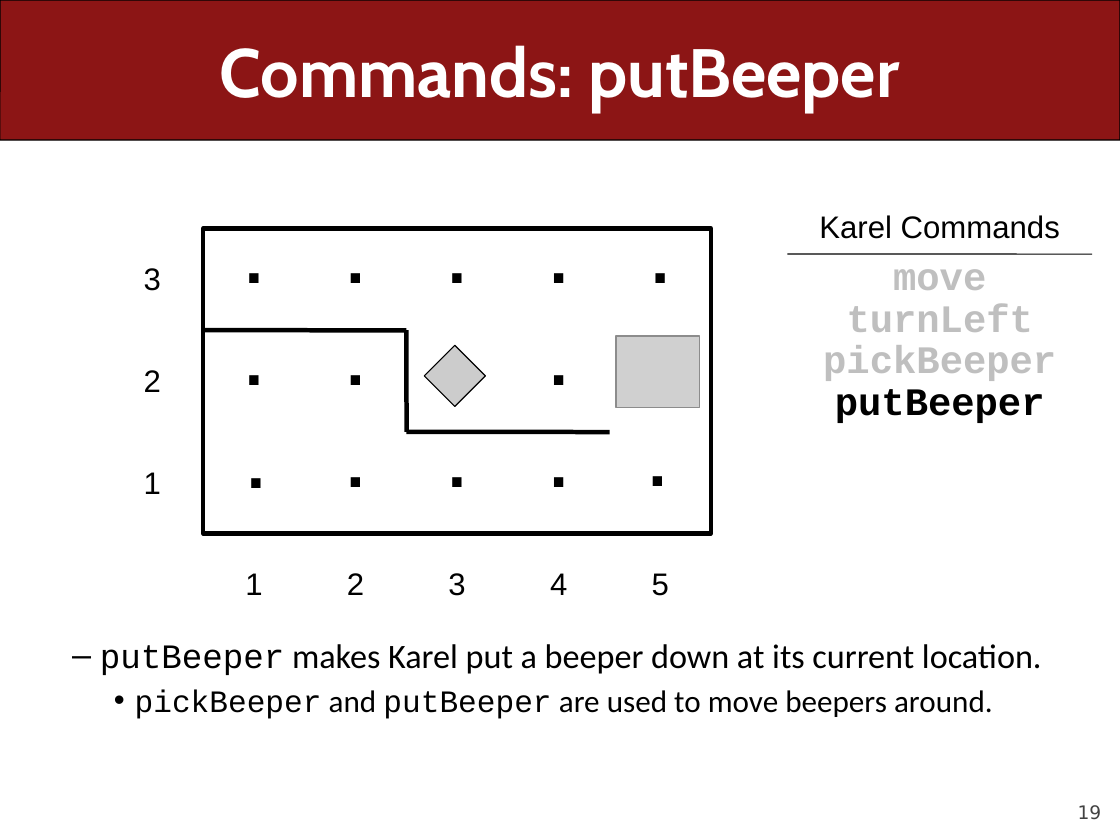
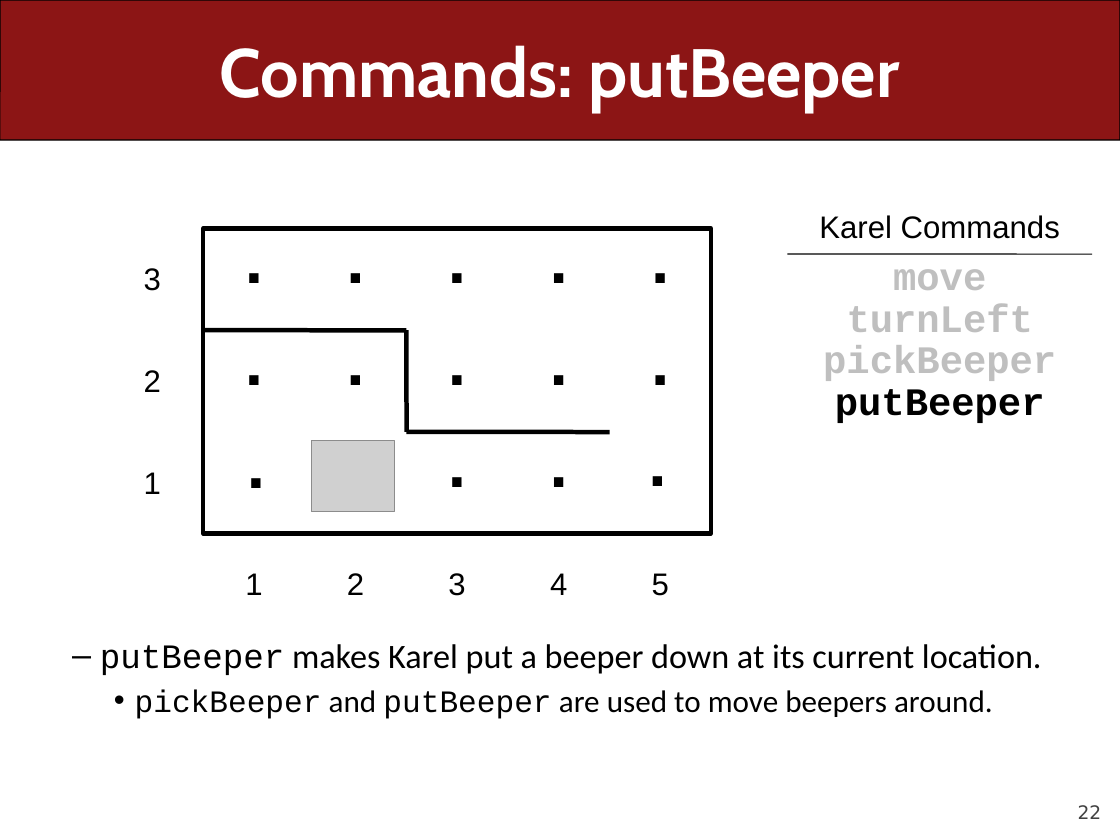
Before and after one commit to ckincaid17/cs106a-summer-2018, a slide deck: slide 22 of WWW/lectures/Lecture2/Lecture2.pptx (slide 19 before the commit). Drawn at 1120x840 pixels with LibreOffice and Linux fonts; fonts in the diff are those of the drawing; grey boxes stand for pictures. Boxes give left, top, right and bottom in pixels: in the first picture for what was removed or moved away, otherwise in the second. Text is boxed around its words. In the diff, an @@ line names an element or a change of style, - is before the commit and + after.

```diff
--- a/WWW/lectures/Lecture2/Lecture2.pptx
+++ b/WWW/lectures/Lecture2/Lecture2.pptx
@@ diamond removed at [424,345,486,407] @@
@@ picture: place and size @@
-picture at [616,336,699,408]
+picture at [311,441,394,513]
@@ page number at [1078,805,1102,819]: text changed @@
-19
+22
```
Also in this commit, not shown: 5 other slides changed, 35 slides added, 5 slides removed, 24 other files.
